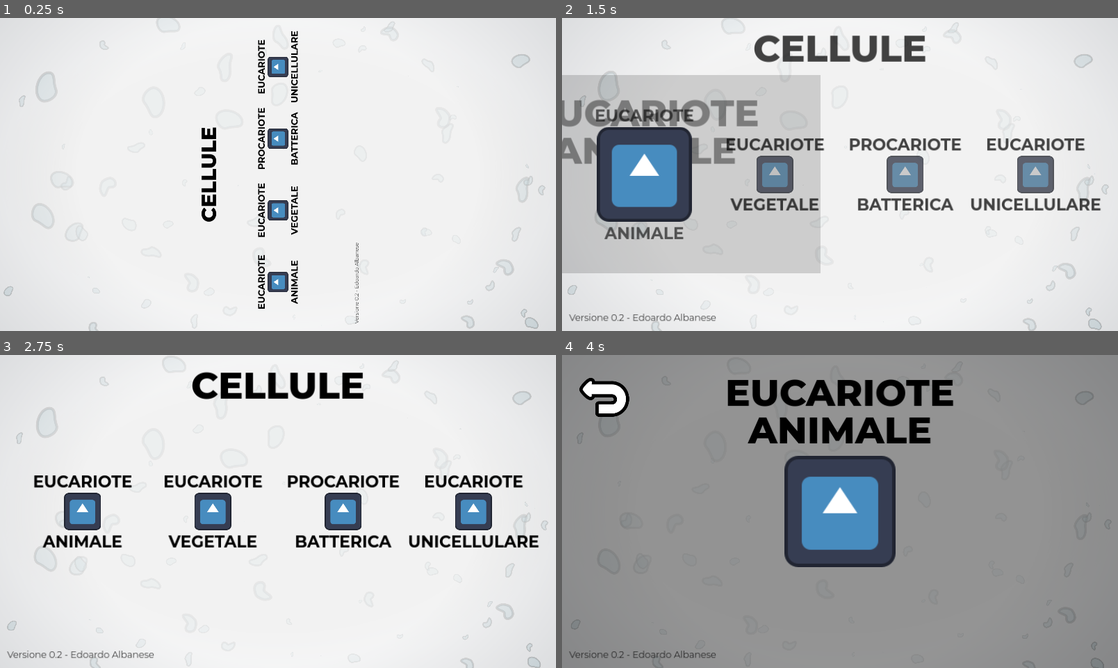
Above: before the commit, frames 1-4 (two rows, left to right).
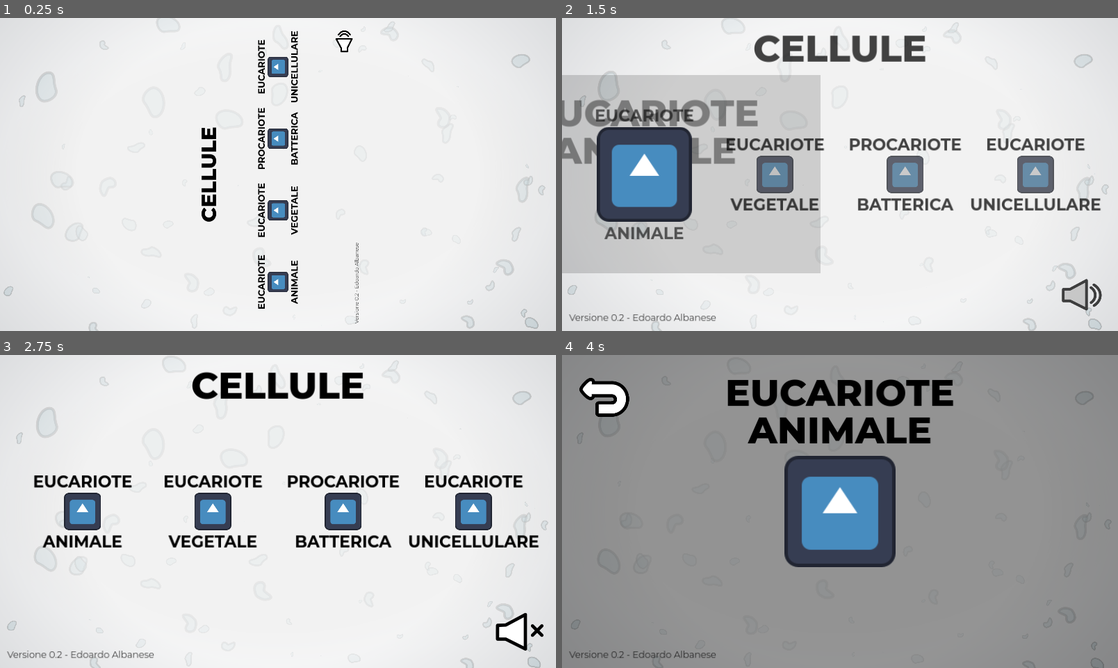
Above: after the commit, the same moments.

Repository: edoardo-albanese/Cellule
Game: Godot game, scene res://ScenesAndScripts/start_menu.tscn
The game is run twice, just before and just after one commit, with the same random seed, the same clock (stepped at 60 frames per second) and the same inputs. The engine's default icon, where the game draws it, is replaced by a stand-in: a white triangle on a blue panel in a dark square.
Inputs (mouse positions are in pixels of both pictures, inside the frame that each line leads up to):
- Up to frame 1 (0.25 s): no input
- Up to frame 2 (1.5 s): click (645, 174) at 0.52 s; click (606, 61) at 1.25 s
- Up to frame 3 (2.75 s): click (517, 630) at 2.02 s
- Up to frame 4 (4 s): click (645, 511) at 2.77 s

The runs differ from the first frame. In frame 1, less than 0.1% of the frame differs, in the area x 60-64%, y 4-12%; in frame 2, 0.4%; in frame 3, 0.4%, in the area x 89-98%, y 82-95%; in frame 4, nothing differs.

Commit message:
mute button

Diff:
--- /dev/null
+++ b/Art/soundOff.svg
@@ -0,0 +1,55 @@
+<?xml version="1.0" encoding="UTF-8" standalone="no"?>
+<!-- Created with Inkscape (http://www.inkscape.org/) -->
+
+<svg
+   width="400"
+   height="400"
+   viewBox="0 0 105.83333 105.83333"
+   version="1.1"
+   id="svg1"
+   inkscape:version="1.3.2 (091e20e, 2023-11-25, custom)"
+   sodipodi:docname="soundOff.svg"
+   xmlns:inkscape="http://www.inkscape.org/namespaces/inkscape"
+   xmlns:sodipodi="http://sodipodi.sourceforge.net/DTD/sodipodi-0.dtd"
+   xmlns="http://www.w3.org/2000/svg"
+   xmlns:svg="http://www.w3.org/2000/svg">
+  <sodipodi:namedview
+     id="namedview1"
+     pagecolor="#ffffff"
+     bordercolor="#999999"
+     borderopacity="1"
+     inkscape:showpageshadow="2"
+     inkscape:pageopacity="0"
+     inkscape:pagecheckerboard="0"
+     inkscape:deskcolor="#d1d1d1"
+     inkscape:document-units="mm"
+     inkscape:zoom="1"
+     inkscape:cx="252"
+     inkscape:cy="105"
+     inkscape:window-width="1440"
+     inkscape:window-height="830"
+     inkscape:window-x="-6"
+     inkscape:window-y="-6"
+     inkscape:window-maximized="1"
+     inkscape:current-layer="layer1" />
+  <defs
+     id="defs1" />
+  <g
+     inkscape:label="Livello 1"
+     inkscape:groupmode="layer"
+     id="layer1">
+    <path
+       style="fill:#ffffff;fill-opacity:1;stroke:#000000;stroke-width:5;stroke-linecap:round;stroke-linejoin:round;stroke-miterlimit:0;stroke-dasharray:none;stroke-dashoffset:111.874;stroke-opacity:1"
+       d="m 31.389009,64.054956 30.073778,15.06908 V 26.709287 L 31.565074,42.668142 19.096177,43.15637 c -0.117472,12.097432 -0.04706,8.800302 -0.04706,20.898586 z"
+       id="path1"
+       sodipodi:nodetypes="ccccccc" />
+    <path
+       style="fill:#ffffff;fill-opacity:0;stroke:#000000;stroke-width:4.99999;stroke-linecap:round;stroke-linejoin:round;stroke-miterlimit:0;stroke-dasharray:none;stroke-dashoffset:111.874;stroke-opacity:1"
+       d="m 72.231249,43.920833 14.2875,14.2875"
+       id="path9" />
+    <path
+       style="fill:#ffffff;fill-opacity:0;stroke:#000000;stroke-width:4.99999;stroke-linecap:round;stroke-linejoin:round;stroke-miterlimit:0;stroke-dasharray:none;stroke-dashoffset:111.874;stroke-opacity:1"
+       d="m 86.518749,43.920833 -14.2875,14.2875"
+       id="path10" />
+  </g>
+</svg>
--- /dev/null
+++ b/Art/soundOn.svg
@@ -0,0 +1,82 @@
+<?xml version="1.0" encoding="UTF-8" standalone="no"?>
+<!-- Created with Inkscape (http://www.inkscape.org/) -->
+
+<svg
+   width="400"
+   height="400"
+   viewBox="0 0 105.83333 105.83333"
+   version="1.1"
+   id="svg1"
+   inkscape:version="1.3.2 (091e20e, 2023-11-25, custom)"
+   sodipodi:docname="soundOn.svg"
+   xmlns:inkscape="http://www.inkscape.org/namespaces/inkscape"
+   xmlns:sodipodi="http://sodipodi.sourceforge.net/DTD/sodipodi-0.dtd"
+   xmlns="http://www.w3.org/2000/svg"
+   xmlns:svg="http://www.w3.org/2000/svg">
+  <sodipodi:namedview
+     id="namedview1"
+     pagecolor="#ffffff"
+     bordercolor="#999999"
+     borderopacity="1"
+     inkscape:showpageshadow="2"
+     inkscape:pageopacity="0"
+     inkscape:pagecheckerboard="0"
+     inkscape:deskcolor="#d1d1d1"
+     inkscape:document-units="mm"
+     inkscape:zoom="1"
+     inkscape:cx="252"
+     inkscape:cy="105"
+     inkscape:window-width="1440"
+     inkscape:window-height="830"
+     inkscape:window-x="-6"
+     inkscape:window-y="-6"
+     inkscape:window-maximized="1"
+     inkscape:current-layer="layer1" />
+  <defs
+     id="defs1" />
+  <g
+     inkscape:label="Livello 1"
+     inkscape:groupmode="layer"
+     id="layer1">
+    <g
+       id="g9"
+       transform="matrix(1.5006704,0,0,1.5097031,-22.817637,-11.160799)"
+       style="stroke-width:3.32186;stroke-dasharray:none">
+      <path
+         style="fill:#ffffff;fill-opacity:1;stroke:#000000;stroke-width:3.32186;stroke-linecap:round;stroke-linejoin:round;stroke-miterlimit:0;stroke-dasharray:none;stroke-dashoffset:111.874;stroke-opacity:1"
+         d="M 36.12162,49.821554 56.161849,59.80304 V 25.084459 L 36.238944,35.655316 27.93006,35.978709 c -0.07828,8.01312 -0.03136,5.829161 -0.03136,13.842845 z"
+         id="path1"
+         sodipodi:nodetypes="ccccccc" />
+      <g
+         id="g8"
+         style="stroke-width:3.32186;stroke-dasharray:none">
+        <path
+           style="fill:#ffffff;fill-opacity:0;stroke:#000000;stroke-width:3.32186;stroke-linecap:round;stroke-linejoin:round;stroke-miterlimit:0;stroke-dasharray:none;stroke-dashoffset:111.874;stroke-opacity:1"
+           id="path7"
+           sodipodi:type="arc"
+           sodipodi:cx="54.863968"
+           sodipodi:cy="42.885784"
+           sodipodi:rx="11.957476"
+           sodipodi:ry="11.04669"
+           sodipodi:start="5.3146763"
+           sodipodi:end="0.95498851"
+           sodipodi:arc-type="arc"
+           d="m 61.638222,33.782848 a 11.957476,11.04669 0 0 1 5.182948,9.028258 11.957476,11.04669 0 0 1 -5.050347,9.09217"
+           sodipodi:open="true" />
+        <path
+           style="fill:#ffffff;fill-opacity:0;stroke:#000000;stroke-width:3.32186;stroke-linecap:round;stroke-linejoin:round;stroke-miterlimit:0;stroke-dasharray:none;stroke-dashoffset:111.874;stroke-opacity:1"
+           id="path8"
+           sodipodi:type="arc"
+           sodipodi:cx="54.908466"
+           sodipodi:cy="42.990776"
+           sodipodi:rx="18.140711"
+           sodipodi:ry="15.26383"
+           sodipodi:start="5.3146763"
+           sodipodi:end="0.95498851"
+           sodipodi:arc-type="arc"
+           d="M 65.185701,30.41274 A 18.140711,15.26383 0 0 1 73.048763,42.88759 18.140711,15.26383 0 0 1 65.38687,55.450749"
+           sodipodi:open="true" />
+      </g>
+    </g>
+  </g>
+</svg>
--- /dev/null
+++ b/ScenesAndScripts/MuteButton.gd
@@ -0,0 +1,14 @@
+extends TextureButton
+
+@export var music_bus : String
+
+var bus_index
+
+@onready var sound = $Sound
+
+func _ready():
+	bus_index = AudioServer.get_bus_index(music_bus)
+
+func _on_pressed():
+	AudioServer.set_bus_mute(bus_index, not AudioServer.is_bus_mute(bus_index))
+	sound.play()
--- a/ScenesAndScripts/start_menu.gd
+++ b/ScenesAndScripts/start_menu.gd
@@ -10,6 +10,7 @@
 var cells = []
 
 @onready var title = $MarginContainer/Title
+@onready var mute_button = $MarginContainer/MuteButton
 
 func _ready():
 	credits.text = "Versione " + ProjectSettings.get("application/config/version") + " - Edoardo Albanese"
@@ -38,6 +39,8 @@
 	var tween = create_tween()
 	tween.set_parallel(true)
 	tween.tween_property(title, "modulate", Color(0,0,0,0), 0.2).set_ease(Tween.EASE_IN_OUT)
+	tween.tween_property(mute_button, "modulate", Color(0,0,0,0), 0.2).set_ease(Tween.EASE_IN_OUT)
+	mute_button.disabled = true
 	for i in cells:
 		if cells.find(i) != except:
 			tween.tween_property(i, "modulate", Color(0,0,0,0), 0.2).set_ease(Tween.EASE_IN_OUT)
@@ -46,6 +49,8 @@
 	var tween = create_tween()
 	tween.set_parallel(true)
 	tween.tween_property(title, "modulate", Color(1,1,1,1), 0.25).set_ease(Tween.EASE_IN_OUT)
+	tween.tween_property(mute_button, "modulate", Color(1,1,1,1), 0.25).set_ease(Tween.EASE_IN_OUT)
+	mute_button.disabled = false
 	for i in cells:
 		i.z_index = 0
 		tween.tween_property(i, "modulate", Color(1,1,1,1), 0.25).set_ease(Tween.EASE_IN_OUT)
--- a/ScenesAndScripts/start_menu.tscn
+++ b/ScenesAndScripts/start_menu.tscn
@@ -1,10 +1,15 @@
-[gd_scene load_steps=9 format=3 uid="uid://cskdaabmg6qee"]
+[gd_scene load_steps=14 format=3 uid="uid://cskdaabmg6qee"]
 
 [ext_resource type="Script" path="res://ScenesAndScripts/start_menu.gd" id="1_rruap"]
 [ext_resource type="Theme" uid="uid://4mhcgqyv70ps" path="res://ScenesAndScripts/h1.tres" id="1_x041a"]
 [ext_resource type="Theme" uid="uid://cbltnk5o02lj8" path="res://ScenesAndScripts/sub_text.tres" id="2_3xt01"]
 [ext_resource type="PackedScene" uid="uid://cj3pagw3p3mgl" path="res://ScenesAndScripts/background.tscn" id="2_bwd7f"]
 [ext_resource type="PackedScene" uid="uid://dbn2v57cf0mse" path="res://ScenesAndScripts/cellula.tscn" id="3_xhefl"]
+[ext_resource type="Texture2D" uid="uid://cf0up0bcxc4q8" path="res://Art/soundOn.svg" id="6_wlr1d"]
+[ext_resource type="Script" path="res://ScenesAndScripts/MuteButton.gd" id="7_ft4ea"]
+[ext_resource type="Texture2D" uid="uid://cjfm4rknvv4x7" path="res://Art/soundOff.svg" id="7_kwi78"]
+[ext_resource type="Script" path="res://ScenesAndScripts/zoomer.gd" id="7_p6x5d"]
+[ext_resource type="AudioStream" uid="uid://ct0mrwc5vig7t" path="res://Art/Sounds/uiError.mp3" id="10_p5xrn"]
 
 [sub_resource type="Animation" id="Animation_eisty"]
 length = 0.001
@@ -236,8 +241,28 @@
 text2 = "UNICELLULARE"
 type = 3
 
+[node name="MuteButton" type="TextureButton" parent="MarginContainer"]
+layout_mode = 2
+size_flags_horizontal = 8
+size_flags_vertical = 8
+toggle_mode = true
+texture_normal = ExtResource("6_wlr1d")
+texture_pressed = ExtResource("7_kwi78")
+script = ExtResource("7_ft4ea")
+music_bus = "Master"
+
+[node name="Zoomer" type="Node" parent="MarginContainer/MuteButton" node_paths=PackedStringArray("actor")]
+script = ExtResource("7_p6x5d")
+actor = NodePath("..")
+multiplier = 1.2
+
+[node name="Sound" type="AudioStreamPlayer" parent="MarginContainer/MuteButton"]
+stream = ExtResource("10_p5xrn")
+
 [node name="AnimationPlayer" type="AnimationPlayer" parent="."]
 libraries = {
 "": SubResource("AnimationLibrary_fmd8p")
 }
 autoplay = "enter"
+
+[connection signal="pressed" from="MarginContainer/MuteButton" to="MarginContainer/MuteButton" method="_on_pressed"]
Not shown, added: Art/Sounds/uiError.mp3.import
Not shown, added: Art/soundOff.svg.import
Not shown, added: Art/soundOn.svg.import
Not shown, added: Art/Sounds/uiError.mp3
